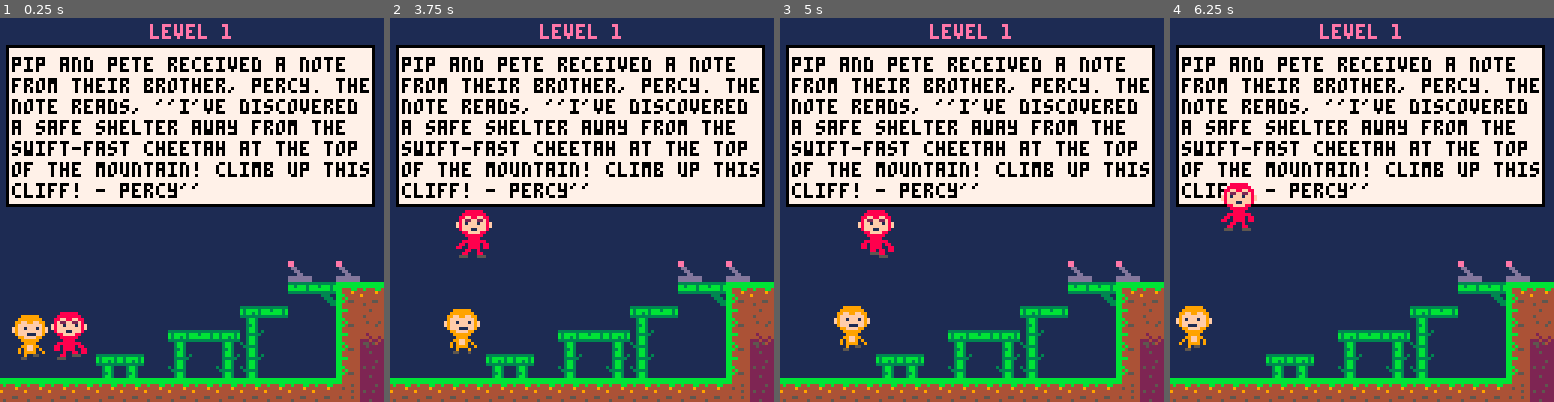
Above: before the commit, frames 1-4 (left to right).
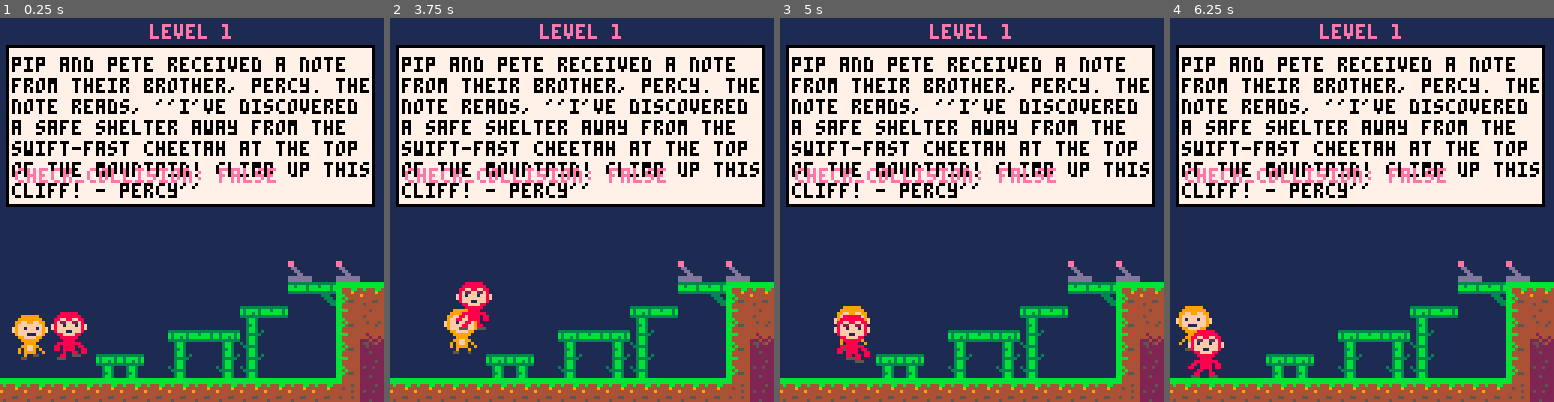
Above: after the commit, the same moments.

Repository: salachyan/EMO
Game: PICO-8 cartridge emo.p8
Same seed, same stepped clock (60 frames per second), same inputs: the game is played once before the commit and once after it.
Inputs:
- Up to frame 1 (0.25 s): no input
- Up to frame 2 (3.75 s): tap O (Z key) at 0.33, 0.7, 1.43, 2.22, 3.1 s; tap X (X key) at 1.07, 2.07, 2.4, 2.73, 3.07, 3.4, 3.73 s; hold Left 1.97-2.37 s; hold Down 2.42-2.82 s; hold Right 2.87-3.53 s; hold Up from 3.58 s (still down)
- Up to frame 3 (5 s): tap O (Z key) at 3.98, 4.87 s; tap X (X key) at 4.07, 4.4, 4.73 s; release Up at 4.08 s; hold Right 4.13-4.53 s; hold Down from 4.58 s (still down)
- Up to frame 4 (6.25 s): tap X (X key) every 0.33 s from 5.07 to 6.07 s; release Down at 5.08 s; hold Left 5.13-5.8 s; tap O (Z key) at 5.75 s; hold Up 5.85-6.18 s; hold Left from 6.23 s (still down)

The runs differ from the first frame. In frame 1, 1.1% of the frame differs, in the area x 3-72%, y 39-43%; in frame 2, 2.5%; in frame 3, 2.5%; in frame 4, 2.5%, in the area x 3-72%, y 39-94%.

Commit message:
finished collision detections for seesaw

Diff:
--- a/gameloop/collisions.lua
+++ b/gameloop/collisions.lua
@@ -49,7 +49,7 @@
   end
 end
 
- function check_collision(player1, player2)
+function check_collision1(player1, player2)
   if player1.x < player2.x + player2.w and
   player1.x + player1.w > player2.x and
   player1.y < player2.y + player2.h and
@@ -59,3 +59,14 @@
     return false
   end
 end
+
+function check_collision(player1, player2)
+  if player1.x < player2.x + player2.w and
+  player1.x + player1.w > player2.x and
+  player1.y < player2.y + player2.h and
+  player1.y + player1.h > player2.y then
+  return true
+  else
+    return false
+  end
+end
--- a/gameloop/draw.lua
+++ b/gameloop/draw.lua
@@ -16,24 +16,22 @@
     spr(player2.frames[flr(player2.spz)], player2.x, player2.y, 2, 2, player2.flip)
 
     --level1a
-    -- if map_offset_y==19 and map_offset_x==0 then
+    if map_offset_y==19 and map_offset_x==0 then
       spr(switch1.sp, switch1.x, switch1.y, 1, 1, switch1.flip)
       spr(switch2.sp, switch2.x, switch2.y, 1, 1, switch2.flip)
-    -- end
+    end
     --level1b
-    -- if map_offset_y==19 and map_offset_x==12 then
-      if map_offset_x==12 then
-        spr(switch3.sp, switch3.x, switch3.y, 1, 1, switch3.flip)
-        spr(switch4.sp, switch4.x, switch4.y, 1, 1, switch4.flip)
-        spr(seesaw_bottom1.sp, seesaw_bottom1.x, seesaw_bottom1.y, 1, 1, seesaw_bottom1.flip)
-        spr(seesaw_arch1.sp, seesaw_arch1.x, seesaw_arch1.y, 1, 1, seesaw_arch1.flip)
-        -- spr(seesaw_holder1.sp, seesaw_holder1.x, seesaw_holder1.y, 1, 1, seesaw_holder1.flip)
-        -- spr(seesaw_holder2.sp, seesaw_holder2.x, seesaw_holder2.y, 1, 1, seesaw_holder2.flip)
-        spr(seesaw_arch2.sp, seesaw_arch2.x, seesaw_arch2.y, 1, 1, seesaw_arch2.flip)
-        spr(seesaw_top1.sp, seesaw_top1.x, seesaw_top1.y, 1, 1, seesaw_top1.flip)
-        spr(box2.sp, box2.x, box2.y, 1, 1, box2.flip)
-      end
-    -- end
+    if map_offset_x==12 and map_offset_y==19 then
+      spr(switch3.sp, switch3.x, switch3.y, 1, 1, switch3.flip)
+      spr(switch4.sp, switch4.x, switch4.y, 1, 1, switch4.flip)
+      spr(seesaw_bottom1.sp, seesaw_bottom1.x, seesaw_bottom1.y, 1, 1, seesaw_bottom1.flip)
+      spr(seesaw_arch1.sp, seesaw_arch1.x, seesaw_arch1.y, 1, 1, seesaw_arch1.flip)
+      -- spr(seesaw_holder1.sp, seesaw_holder1.x, seesaw_holder1.y, 1, 1, seesaw_holder1.flip)
+      -- spr(seesaw_holder2.sp, seesaw_holder2.x, seesaw_holder2.y, 1, 1, seesaw_holder2.flip)
+      spr(seesaw_arch2.sp, seesaw_arch2.x, seesaw_arch2.y, 1, 1, seesaw_arch2.flip)
+      spr(seesaw_top1.sp, seesaw_top1.x, seesaw_top1.y, 1, 1, seesaw_top1.flip)
+      spr(box2.sp, box2.x, box2.y, 1, 1, box2.flip)
+    end
 
     --level2
     if map_offset_x==30 and map_offset_y==12 then
@@ -52,12 +50,14 @@
       -- spr(wall_player2.sp, wall_player2.x, wall_player2.y, 1, 1)
     end
 
-    -- print("check_collision: "..tostring(check_collision(player1, switch1)), 5, 50, 14)
+    print("check_collision: "..tostring(check_collision(player1, seesaw_arch2) and player1.dx>0 and not check_collision(player1, seesaw_bottom1)), 5, 50, 14)
     -- print("map_offset_x: "..map_offset_x, 5, 40, 14)
     -- print("player1.landed: "..tostring(player1.landed), 5, 50, 14)
     -- print("player1_touched_switch1_x: "..player1_touched_switch1_x, 5, 60, 14)
     -- print("collision: "..tostring(check_collision(player1, box1)), 5, 60, 14)
-    -- print("check_collision: "..tostring(check_collision(player2, wall_player2)), 5, 60, 14)
+    -- print("collision: "..tostring(check_collision(player1, seesaw_bottom1)), 5, 60, 14)
+    -- print("collision_top: "..tostring(check_collision(player1, seesaw_top1)), 5, 70, 14)
+    -- print("level1b: "..tostring(player1.y), 5, 80, 14)
 
 
   end
--- a/gameloop/level1.lua
+++ b/gameloop/level1.lua
@@ -67,7 +67,9 @@
       if player2.dx > 0 and (box2.x > player2.x) then
           player2.x = box2.x - 1.8 * 8  -- Push player to the left
           box2.x = box2.x + player2.dx
-              if box2.x>(18-12)*8 then
+              if seesaw_top1.sp~=152 and box2.x>((18-1)-12)*8 then
+                box2.x=((18-1)-12)*8
+              elseif box2.x>(18-12)*8 then
                 box2.x=(18-12)*8
                 box2.y=((29-19)*8) - 1
               end
@@ -99,7 +101,7 @@
   -- Check for player1 and player2 collision with the seesaw
   if check_collision(player1, seesaw_bottom1) and box2.x ~=(18-12)*8 then
     if player1.y + player1.h <= seesaw_bottom1.y + seesaw_bottom1.h and player1.dy > 0 then
-    player1.y = seesaw_bottom1.y - player1.h
+    player1.y = seesaw_bottom1.y - player1.h +5
     player1.dy = 0
     player1.landed = true
       if seesaw_top1.sp == 152 and
@@ -121,6 +123,20 @@
         seesaw_bottom1.y=((28+1)-19)*8
         seesaw_arch2.y=((28+1)-19)*8
       end
+    end
+  end
+  if check_collision(player1, seesaw_bottom1) and box2.x ==(18-12)*8 then
+    if player1.y + player1.h <= seesaw_bottom1.y + seesaw_bottom1.h and player1.dy > 0 then
+      player1.y = seesaw_bottom1.y - player1.h
+      player1.dy = 0
+      player1.landed = true
+    end
+  end
+  if check_collision(player2, seesaw_bottom1) and box2.x ==(18-12)*8 then
+    if player2.y + player2.h <= seesaw_bottom1.y + seesaw_bottom1.h and player2.dy > 0 then
+      player2.y = seesaw_bottom1.y - player2.h
+      player2.dy = 0
+      player2.landed = true
     end
   end
   -- seesaw_top1.sp=136
@@ -168,7 +184,7 @@
       end
     end
   end
-  if check_collision(player2, seesaw_top1) and box2.x ~=(18-12)*8 then
+    if check_collision(player2, seesaw_top1) and box2.x ~=(18-12)*8 then
       if player2.y + player2.h <= seesaw_top1.y + seesaw_top1.h and player2.dy > 0 then
           player2.y = seesaw_top1.y - player2.h  +5
           player2.dy = 0
@@ -184,8 +200,19 @@
           seesaw_bottom1.y=((28)-19)*8
           seesaw_arch2.y=((28)-19)*8
       end
-  end
-
+    end
+    if check_collision(player1, seesaw_arch1) and player1.dx<0 and not check_collision(player1, seesaw_top1) then
+      player1.x=seesaw_arch1.x+5
+    end
+    if check_collision(player2, seesaw_arch1) and player2.dx<0 and not check_collision(player2, seesaw_top1) then
+      player2.x=seesaw_arch1.x+5
+    end
+    if check_collision(player1, seesaw_arch2) and player1.dx>0 and not check_collision(player1, seesaw_bottom1) then
+      player1.x=seesaw_arch2.x-13
+    end
+    if check_collision(player2, seesaw_arch2) and player2.dx>0 and not check_collision(player2, seesaw_bottom1) then
+      player2.x=seesaw_arch2.x-13
+    end
 end
 
 player1_touched_switch3_x = 0
--- a/gameloop/update.lua
+++ b/gameloop/update.lua
@@ -14,17 +14,20 @@
 
   --functions from level1.lua
 
-  collisions_for_switch1()
-  collisions_for_switch2()
-  box_collisions()
-  seesaw_collisions()
-  collisions_for_switch3()
-  collisions_for_switch4()
-  update_camera(player1)
-  update_camera(player2)
+  --level1a
   update_map_level1a_to_level1b()
   update_map_level1_to_level2()
-  if map_offset_x==30 and map_offset_y==12 then
+  if map_offset_x==0 and map_offset_y==19 then
+    collisions_for_switch1()
+    collisions_for_switch2()
+  elseif map_offset_x==12 and map_offset_y==19 then
+    box_collisions()
+    seesaw_collisions()
+    collisions_for_switch3()
+    collisions_for_switch4()
+    -- update_camera(player1)
+    -- update_camera(player2)
+  elseif map_offset_x==30 and map_offset_y==12 then
     level2()
   end
 
